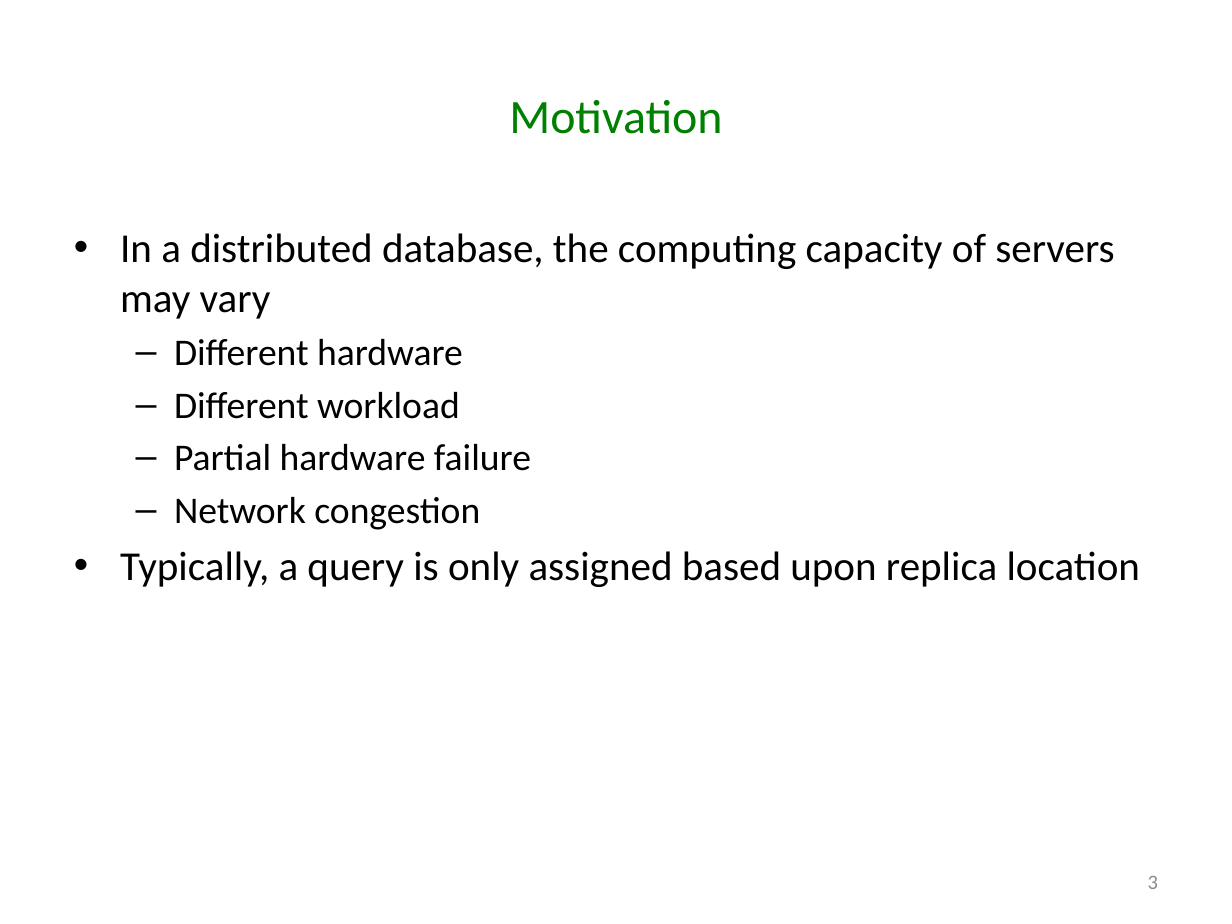
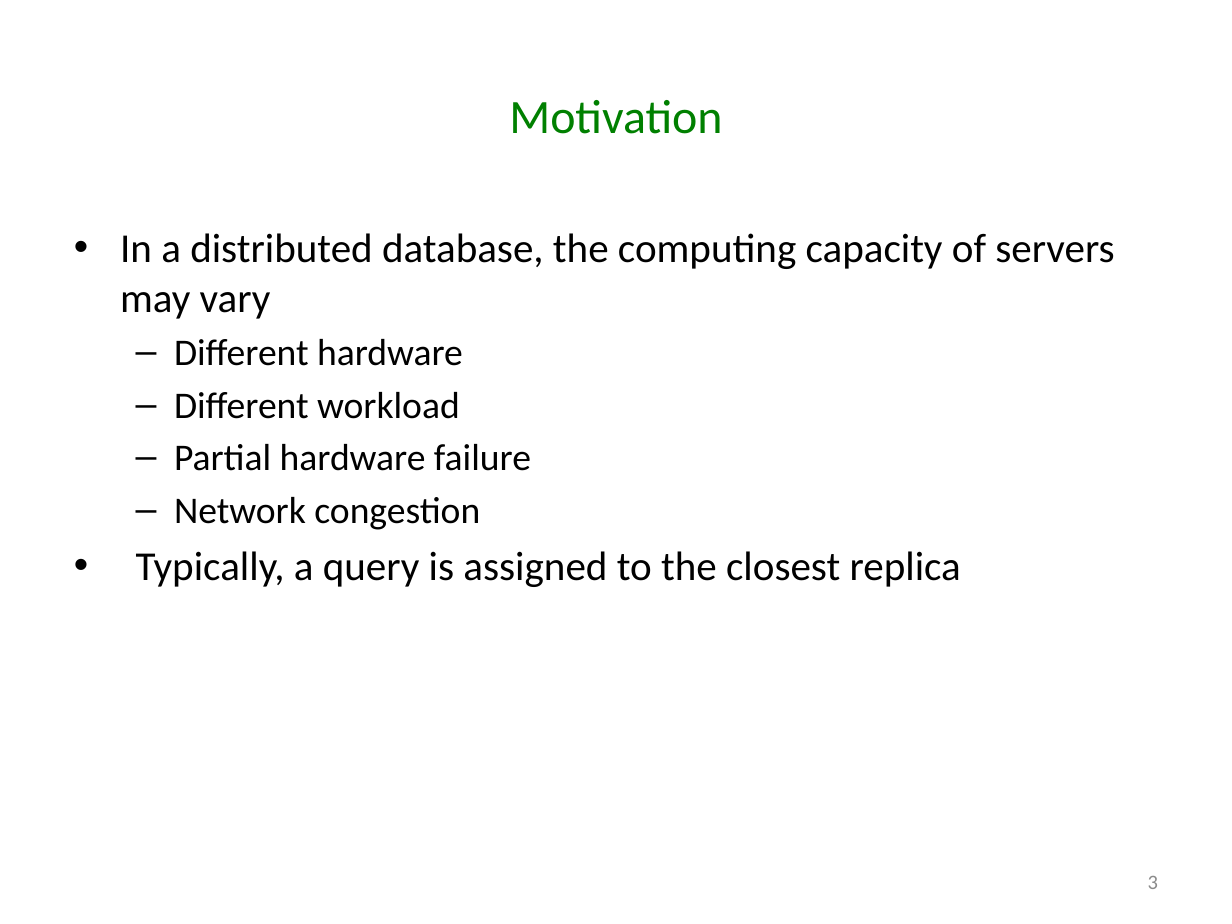
Before and after one commit to godares79/CS848-Project, a slide deck: slide 3 of PresentationSlides/Presentation.pptx. Drawn at 1232x924 pixels with LibreOffice and Linux fonts; fonts in the diff are those of the drawing. Boxes give left, top, right and bottom in pixels: in the first picture for what was removed or moved away, otherwise in the second. Text is boxed around its words. In the diff, an @@ line names an element or a change of style, - is before the commit and + after.

```diff
--- a/PresentationSlides/Presentation.pptx
+++ b/PresentationSlides/Presentation.pptx
@@ text at box(136, 551, 961, 587): text changed @@
-• Typically, a query is only assigned based upon replica location
+• Typically, a query is assigned to the closest replica
```
Also in this commit, not shown: 12 other slides changed, 2 slides removed.
